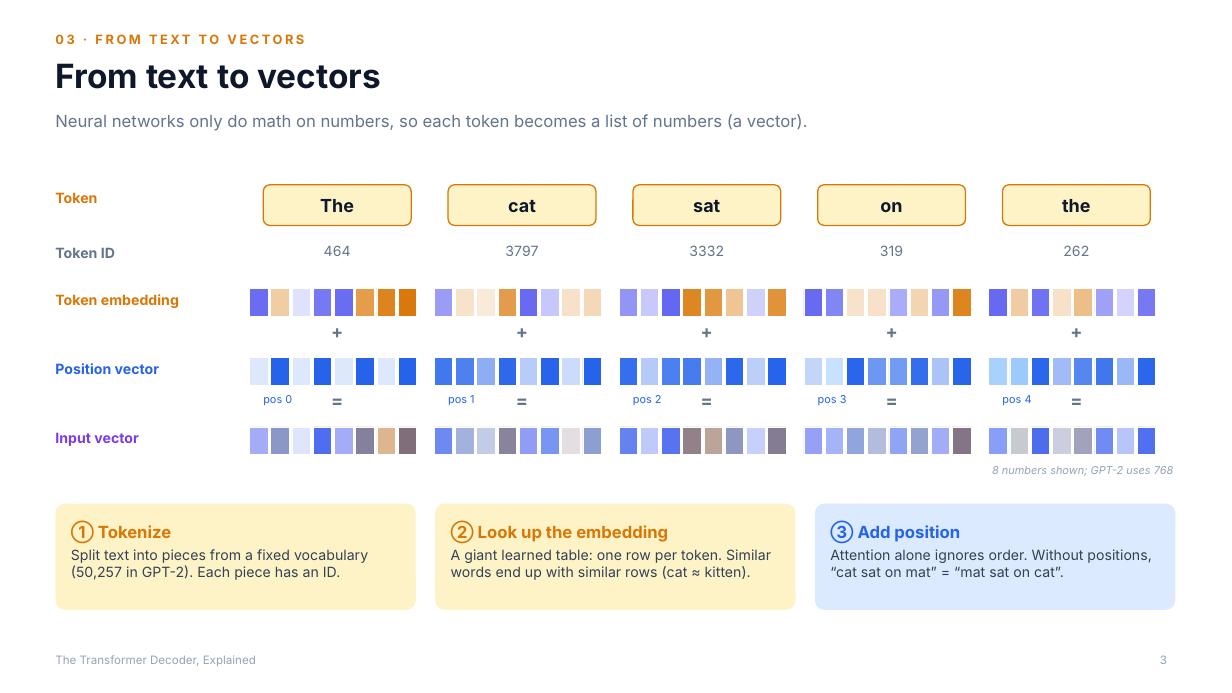
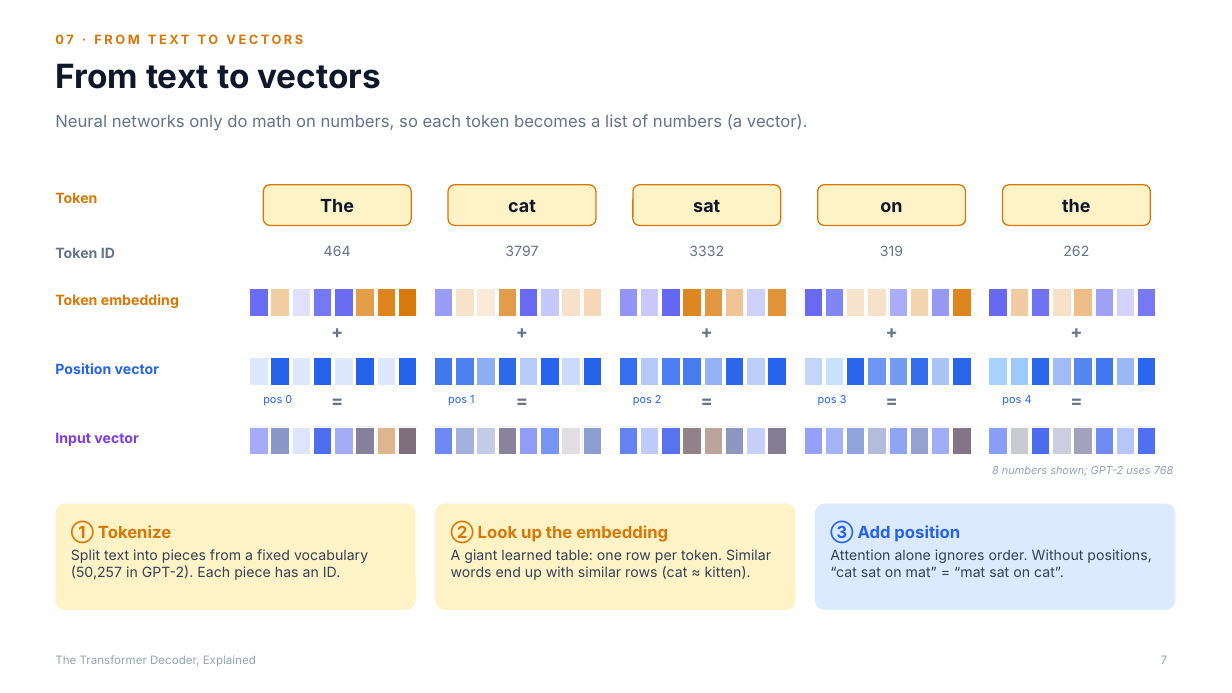
Before and after one commit to altafr/transformer, a slide deck: slide 7 of slides/transformer-decoder-explained.pptx (slide 3 before the commit). Drawn at 1232x693 pixels with LibreOffice and Linux fonts; fonts in the diff are those of the drawing. Boxes give left, top, right and bottom in pixels: in the first picture for what was removed or moved away, otherwise in the second. Text is boxed around its words. In the diff, an @@ line names an element or a change of style, - is before the commit and + after.

```diff
--- a/slides/transformer-decoder-explained.pptx
+++ b/slides/transformer-decoder-explained.pptx
@@ text at box(55, 34, 303, 44): text changed @@
-03 · FROM TEXT TO VECTORS
+07 · FROM TEXT TO VECTORS
@@ page number at box(1161, 655, 1168, 664): text changed @@
-3
+7
```
Also in this commit, not shown: 14 other slides changed, 4 slides added, 2 other files.
